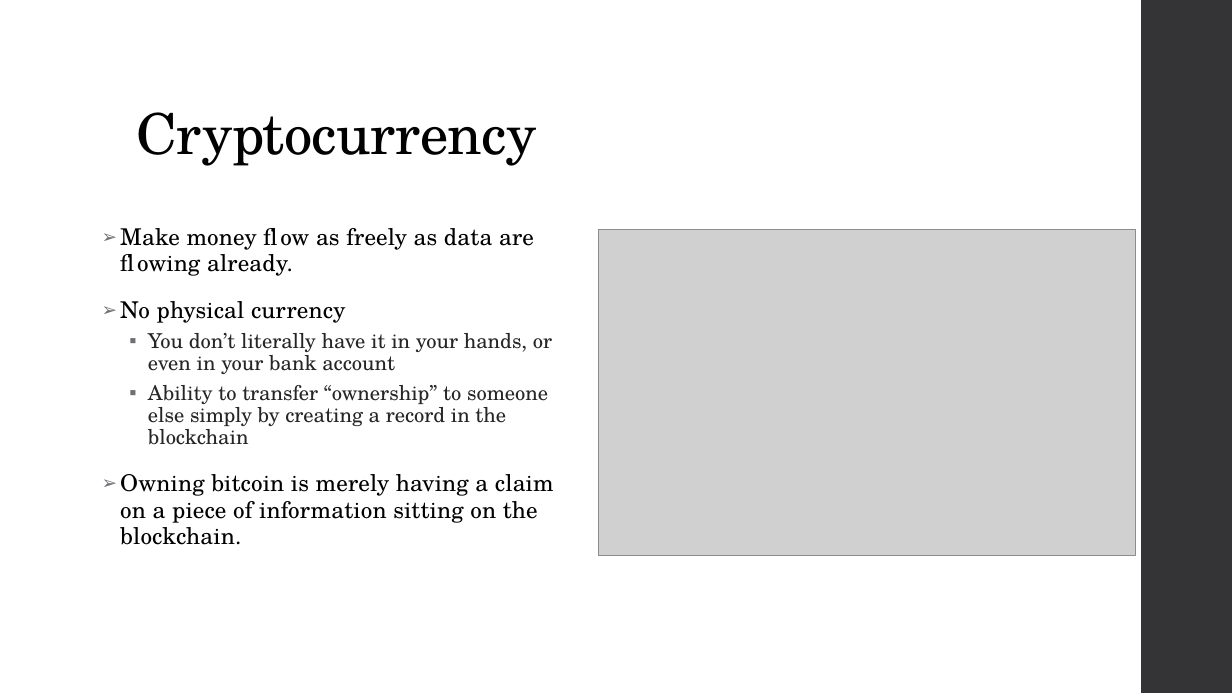
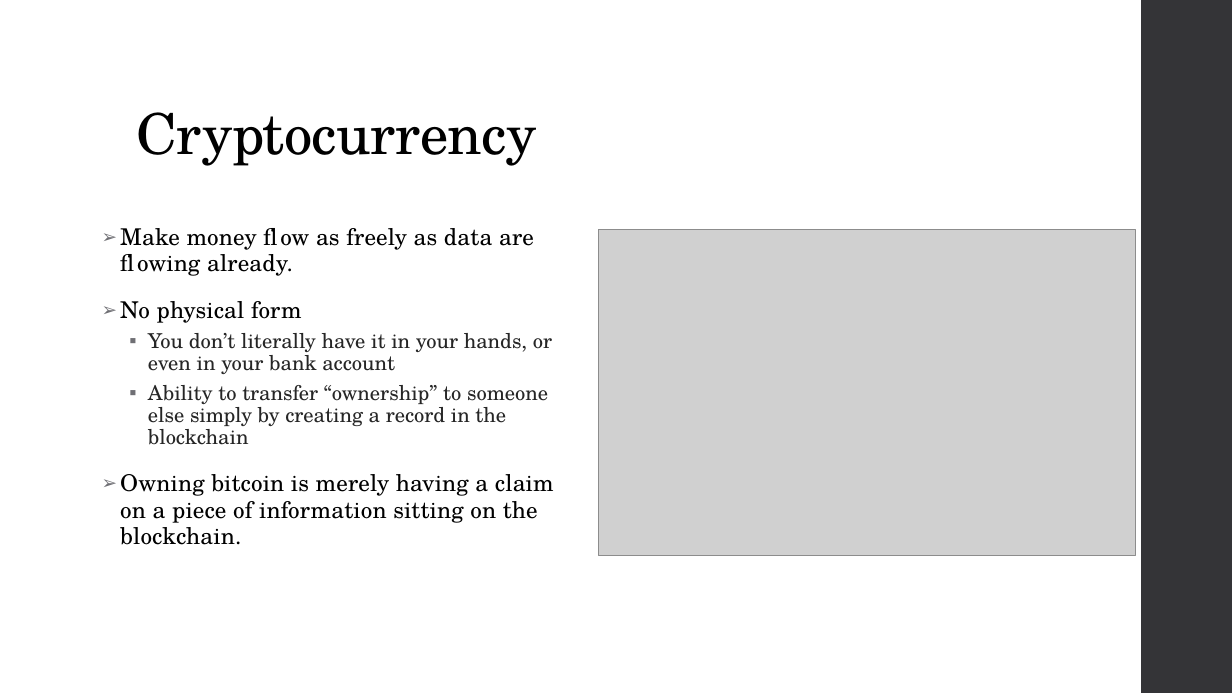
Before and after one commit to niravaga/CS-6650-BSDS-Assignment-3, a slide deck: slide 7 of BlockChain/BlockChain.pptx. Drawn at 1232x693 pixels with LibreOffice and Linux fonts; fonts in the diff are those of the drawing; grey boxes stand for pictures. Boxes give left, top, right and bottom in pixels: in the first picture for what was removed or moved away, otherwise in the second. Text is boxed around its words. In the diff, an @@ line names an element or a change of style, - is before the commit and + after.

```diff
--- a/BlockChain/BlockChain.pptx
+++ b/BlockChain/BlockChain.pptx
@@ text at <box>120,301,301,323</box>: text changed @@
-➢ No physical currency
+➢ No physical form
```
Also in this commit, not shown: 5 other slides changed, 17 slides added.
